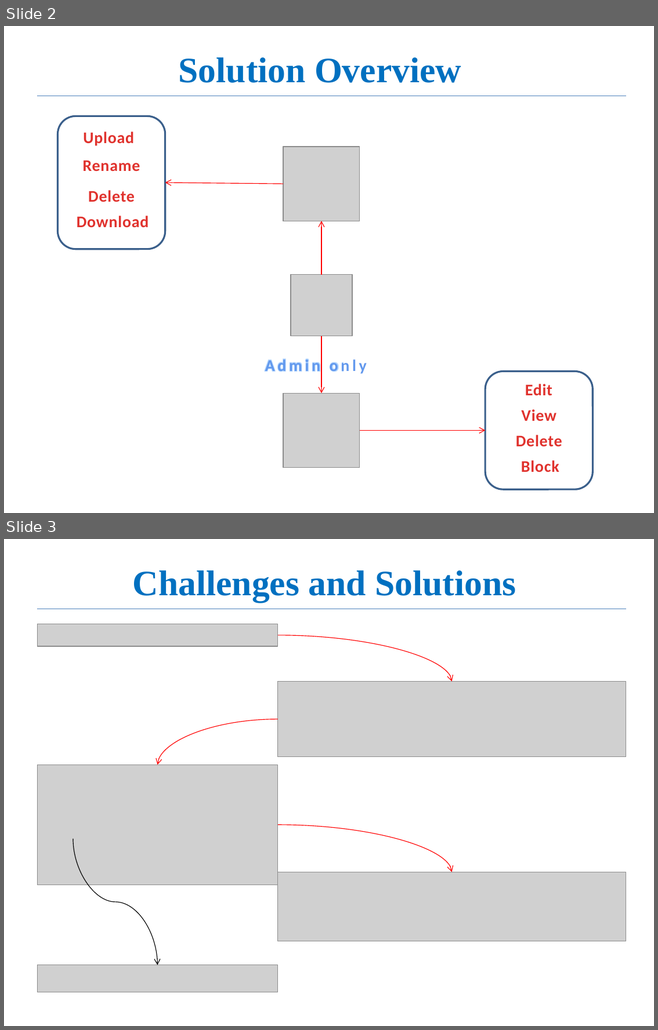
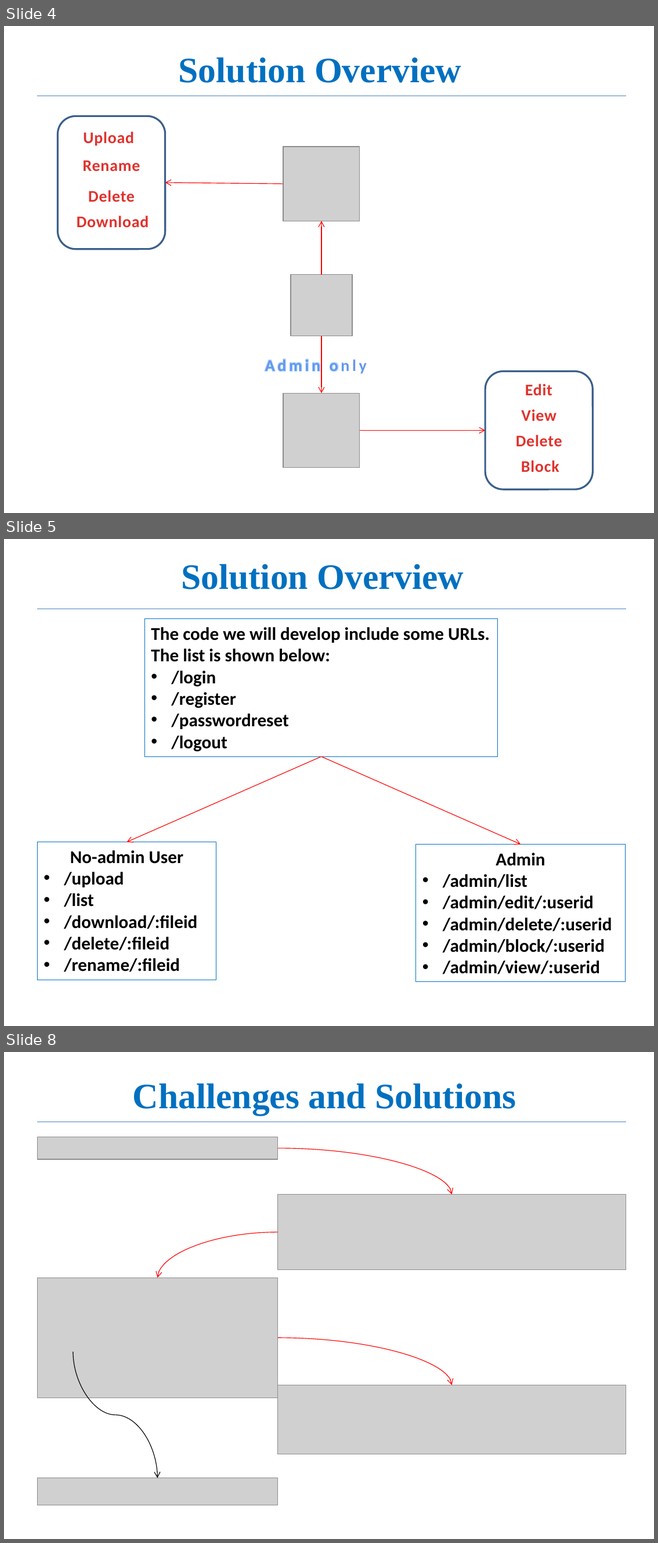
Before and after one commit to yassiejoon/PHPOnlineManagementSystem, a slide deck: documents/php_ofms.pptx. Shown one above the other, each under a label of ours: slides 2 and 3 before the commit, slides 4, 5 and 8 after it; the slides between them are not shown. The pictures are 658x1030 and 658x1543 pixels, drawn with LibreOffice and Linux fonts; fonts in the diff are those of the drawing; grey boxes stand for pictures. Boxes give left, top, right and bottom in pixels: in the first picture for what was removed or moved away, otherwise in the second. Text is boxed around its words. In the diff, an @@ line names an element or a change of style, - is before the commit and + after.

```diff
--- a/documents/php_ofms.pptx
+++ b/documents/php_ofms.pptx
@@ slide 5 added at [4,539,654,1026], background #FFFFFF @@
@@ title added at [181,564,464,589], 39.6 pt, text #0070C0, bold @@
+Solution Overview
@@ line added from (37, 609) to (626, 609), #4B7EBC 0.75 pt @@
@@ rectangle added at [145,619,498,756], outline #0070C0 0.75 pt, 20 pt, text #000000, bold @@
+The code we will develop include some URLs.
+The list is shown below:
+• /login
+• /register
+• /passwordreset
+• /logout
@@ arrow added from (321, 756) to (127, 842), #FF0000 0.75 pt @@
@@ arrow added from (321, 756) to (520, 844), #FF0000 0.75 pt @@
@@ rectangle added at [37,842,216,980], outline #0070C0 0.75 pt, 20 pt, text #000000, bold @@
+No-admin User
+• /upload
+• /list
+• /download/:fileid
+• /delete/:fileid
+• /rename/:fileid
@@ rectangle added at [416,844,625,982], outline #0070C0 0.75 pt, 20 pt, text #000000, bold @@
+Admin
+• /admin/list
+• /admin/edit/:userid
+• /admin/delete/:userid
+• /admin/block/:userid
+• /admin/view/:userid
@@ what was slide 2 is now slide 4 @@
@@ what was slide 3 is now slide 8 @@
```
Also in this commit, not shown: 1 slide changed, 7 other slides added.
